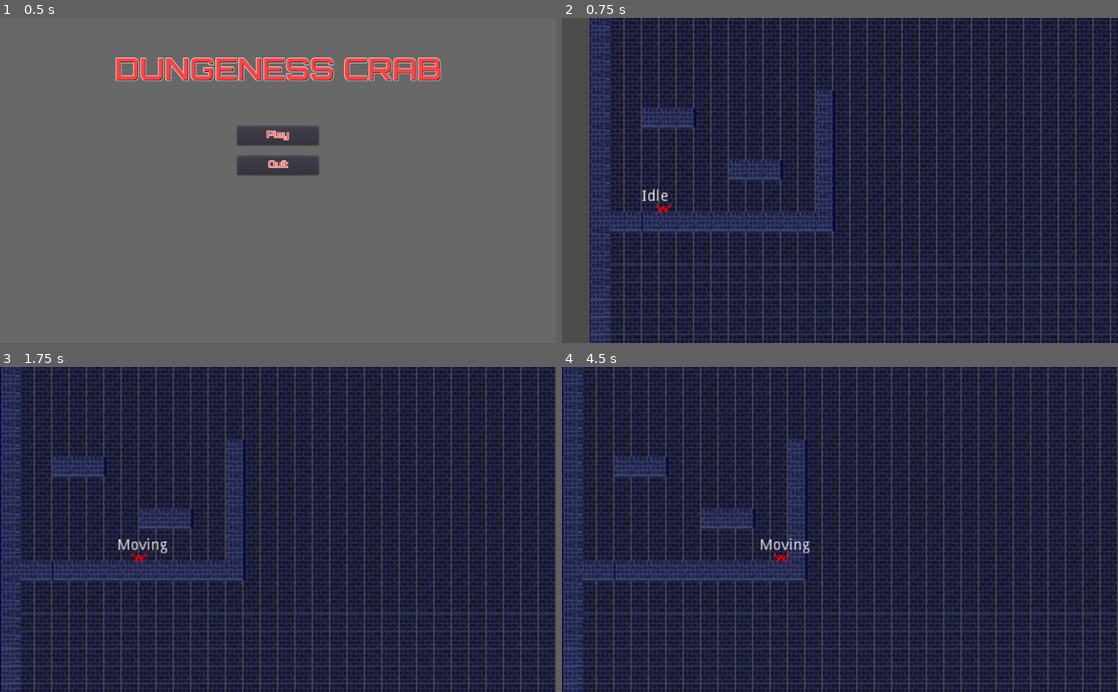
Above: before the commit, frames 1-4 (two rows, left to right).
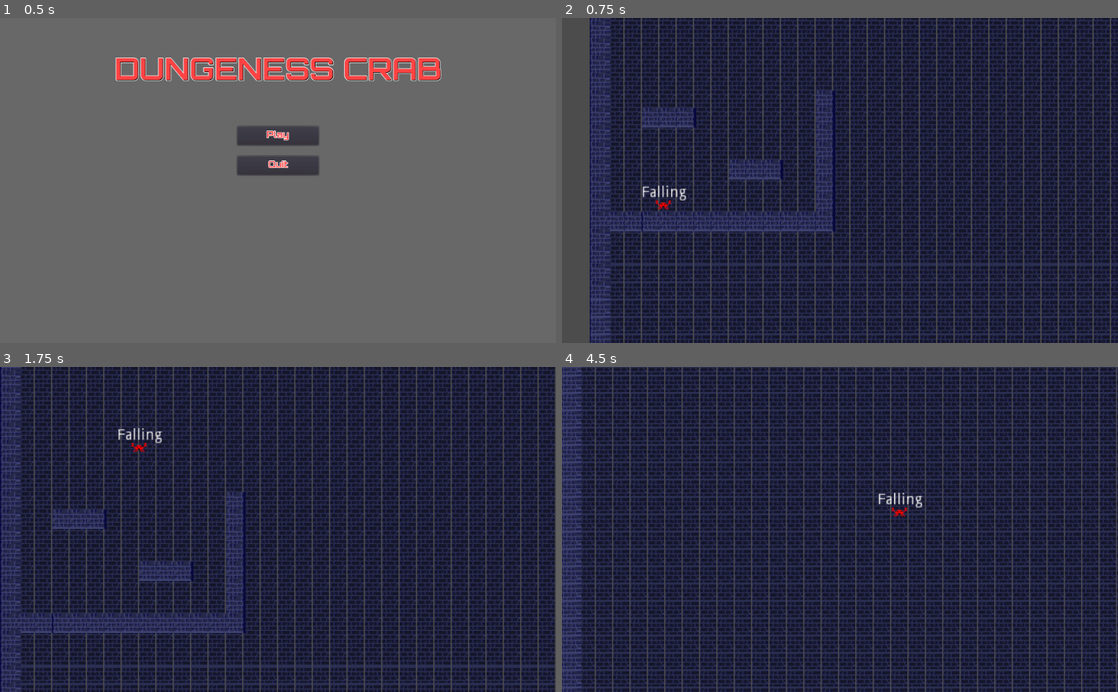
Above: after the commit, the same moments.

Repository: NickPieto/Game-Jam-XNHJ-FINAL
Game: Godot game, scene res://UI/Main Menu.tscn
Same seed, same stepped clock (60 frames per second), same inputs: the game is played once before the commit and once after it.
Inputs:
- Up to frame 1 (0.5 s): no input
- Up to frame 2 (0.75 s): click "Play" at 0.5 s
- Up to frame 3 (1.75 s): hold D (right) from 1.28 s (still down); tap W (jump) at 1.52 s
- Up to frame 4 (4.5 s): tap W (jump) at 2.27, 3.77 s; release D (right) at 2.78 s; hold A (left) 2.78-3.53 s; hold D (right) from 3.53 s (still down)

Frame 1 is identical in both runs. In frame 2, 0.3% of the frame differs, in the area x 14-23%, y 51-61%; in frame 3, 13%; in frame 4, 38%, in the area x 0-100%, y 0-100%.

Commit message:
Enables Pause Menu

Diff:
--- a/Final Project/Game.gd
+++ b/Final Project/Game.gd
@@ -1,9 +1,18 @@
 extends Node2D
 
+onready var Pause_Menu = $UI/Pause
 
 func _ready():
 	pass
 
-func physics_process(_delta):
-	if Input.action_is_pressed("pause"):
-		var _scene = get_tree().change_scene("res://UI/Pause.tscn")
+func _unhandled_input(_event):
+	if Input.is_action_pressed("pause"):
+		#print("paused game")
+		if Pause_Menu.visible == true:
+			#print("visible")
+			get_tree().paused = false
+			Pause_Menu.hide()
+		else:
+			#print("invisible")
+			get_tree().paused = true
+			Pause_Menu.show()
--- a/Final Project/Game.tscn
+++ b/Final Project/Game.tscn
@@ -9,6 +9,7 @@
 [ext_resource path="res://Assets/roof.png" type="Texture" id=7]
 [ext_resource path="res://Player/Player.tscn" type="PackedScene" id=8]
 [ext_resource path="res://Game.gd" type="Script" id=9]
+[ext_resource path="res://UI/Pause.tscn" type="PackedScene" id=10]
 
 [sub_resource type="TileSet" id=1]
 0/name = "background_wall.png 0"
@@ -222,3 +223,9 @@
 smoothing_enabled = true
 smoothing_speed = 10.0
 editor_draw_limits = true
+
+[node name="UI" type="CanvasLayer" parent="."]
+
+[node name="Pause" parent="UI" instance=ExtResource( 10 )]
+pause_mode = 2
+visible = false
--- a/Final Project/Player/Player.gd
+++ b/Final Project/Player/Player.gd
@@ -6,9 +6,9 @@
 var jump_power = Vector2.ZERO
 var direction = 1
 
-export var gravity = Vector2(0,30)
+export var gravity = Vector2(0, 30)
 
-export var move_speed = 75
+export var move_speed = Vector2(75,0)
 export var max_move = 75
 
 export var jump_speed = 1000 #Set jump speed and max jump for a single, instantaneous jump
@@ -25,7 +25,8 @@
 
 	if $State.text != SM.state_name: #Changes the text of label "State".
 		$State.text = SM.state_name
-		print(SM.state_name)
+		#print(SM.state_name)
+	#print(velocity)
 
 func set_direction(d):
 	direction = d
--- a/Final Project/UI/Pause.gd
+++ b/Final Project/UI/Pause.gd
@@ -1,14 +1,13 @@
 extends Control
 
-var Global
-
-func _ready():
-	pass
+func _input(_event):
+	if Input.is_action_pressed("pause"):
+		get_tree().paused = false
+		hide()
 
 func _on_Resume_pressed():
 	get_tree().paused = false
-	Global.reset()
-	var _scene = get_tree().change_scene("res://Game.tscn")
+	hide()
 
 func _on_Quit_pressed():
 	get_tree().quit()
Not shown: 1 places in Final Project/Game.tscn that only renumber resources
